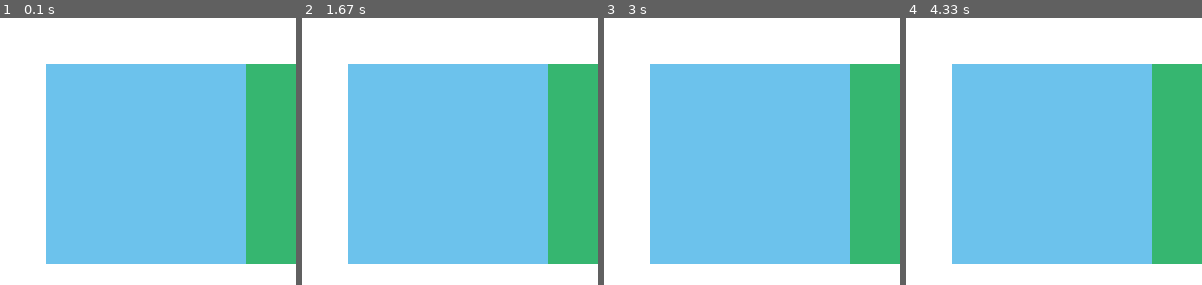
Above: before the commit, frames 1-4 (left to right).
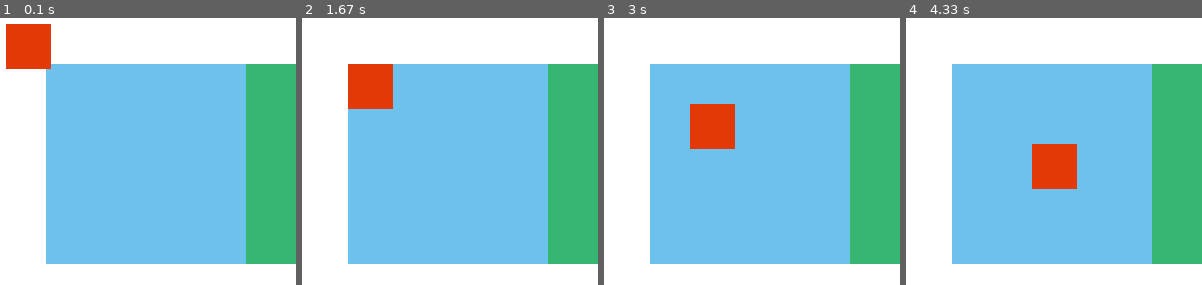
Above: after the commit, the same moments.

Repository: italogama/PyGame-LearnCafe
Game: pygame game, started from Aula 4 Inicio/Aula 04.py
The game is run twice, just before and just after one commit, with the same random seed, the same clock (stepped at 60 frames per second) and the same inputs.
Inputs (mouse positions are in pixels of both pictures, inside the frame that each line leads up to):
- Up to frame 1 (0.1 s): no input
- Up to frame 2 (1.67 s): click (447, 164) at 0.38 s; click (450, 183) at 0.72 s; click (355, 119) at 1.05 s; click (556, 268) at 1.38 s
- Up to frame 3 (3 s): click (754, 63) at 1.72 s; click (737, 242) at 2.05 s; click (740, 114) at 2.38 s; click (707, 100) at 2.72 s
- Up to frame 4 (4.33 s): click (1130, 138) at 3.05 s; click (1145, 156) at 3.38 s; click (1116, 111) at 3.72 s; click (965, 106) at 4.05 s

The runs differ from the first frame. In frame 1, 2.6% of the frame differs, in the area x 2-18%, y 2-20%; in frame 2, 2.6%; in frame 3, 2.6%; in frame 4, 2.6%.

Commit message:
Aula 11- Evento de clique com o mouse

Diff:
--- a/Aula 4 Inicio/Aula 04.py
+++ b/Aula 4 Inicio/Aula 04.py
@@ -9,11 +9,14 @@
     cor_branca = (255,255,255)
     cor_azul = (108,194,236) #variaveius de corer, # RGB
     cor_verde = (54,182,112)
+    cor_vermelha = (227,57,9)
     sup = pygame.Surface((200, 200))
     sup.fill(cor_azul)
 
     sup2 = pygame.Surface((100, 100))
     sup2.fill(cor_verde)
+
+    ret = pygame.Rect(10, 10, 45, 45)
 
 
     sair = False
@@ -22,11 +25,14 @@
         for event in pygame.event.get(): #ao clicar no X ele entra na condição IF
             if event.type == pygame.QUIT: #se o evento recebido for o QUIT, o sair passa a ser True
                 sair = True #no momento que o sair passa a ser True, ele sai do while e executa o Quit
+            if event.type == pygame.MOUSEBUTTONDOWN:
+                ret = ret.move(10, 10) #Movimenta o retangulo ao clicar
         relogio.tick(27) #tick pra atualizar
         tela.fill(cor_branca) #preencher o fundo da tela com cor branca
         tela.blit(sup, [50,50]) #chamando a superficie
         tela.blit(sup2, [250,50]) #chamando a superficie 2
         tela.blit(sup2, [250,150])
+        pygame.draw.rect(tela, cor_vermelha, ret) #inserindo retangulo
         pygame.display.update() #Chamar atualização na Tela
 
     pygame.quit() #Quita o game ao clicar no X
